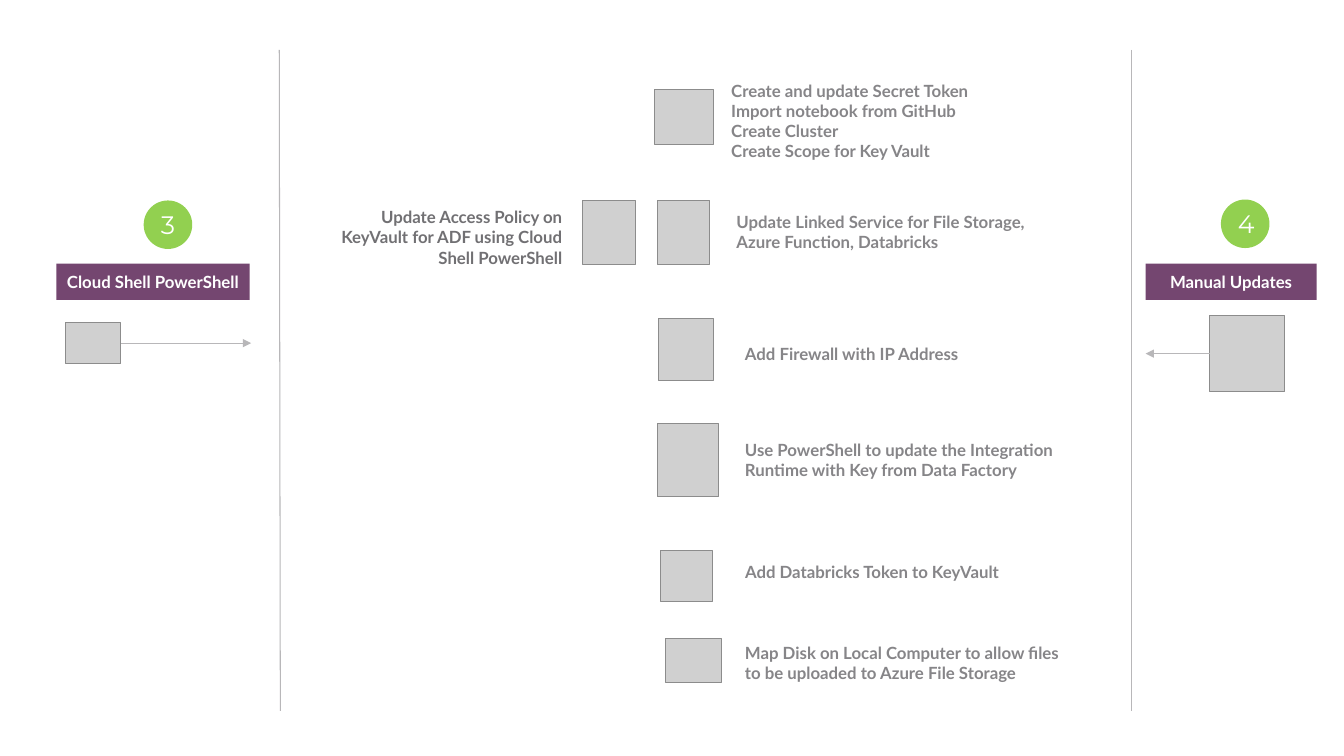
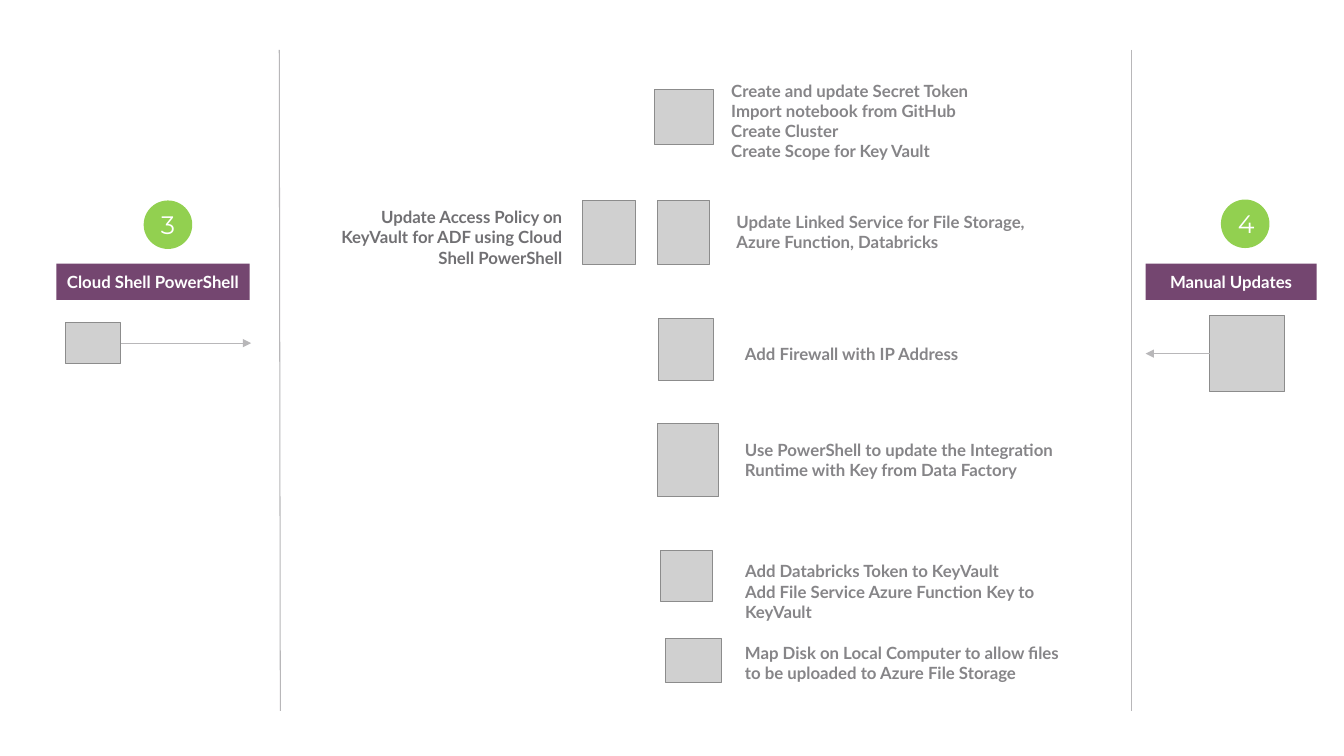
Before and after one commit to rahulunlimited/adflab, a slide deck: slide 6 of docs/ADFLab Design Pattern.pptx. Drawn at 1344x756 pixels with LibreOffice and Linux fonts; fonts in the diff are those of the drawing; grey boxes stand for pictures; background and template pictures are left out. Boxes give left, top, right and bottom in pixels: in the first picture for what was removed or moved away, otherwise in the second. Text is boxed around its words. In the diff, an @@ line names an element or a change of style, - is before the commit and + after.

```diff
--- a/docs/ADFLab Design Pattern.pptx
+++ b/docs/ADFLab Design Pattern.pptx
@@ text at [745, 585, 1034, 621]: paragraph added @@
+Add File Service Azure Function Key to KeyVault
```
Also in this commit, not shown: 3 other files.
